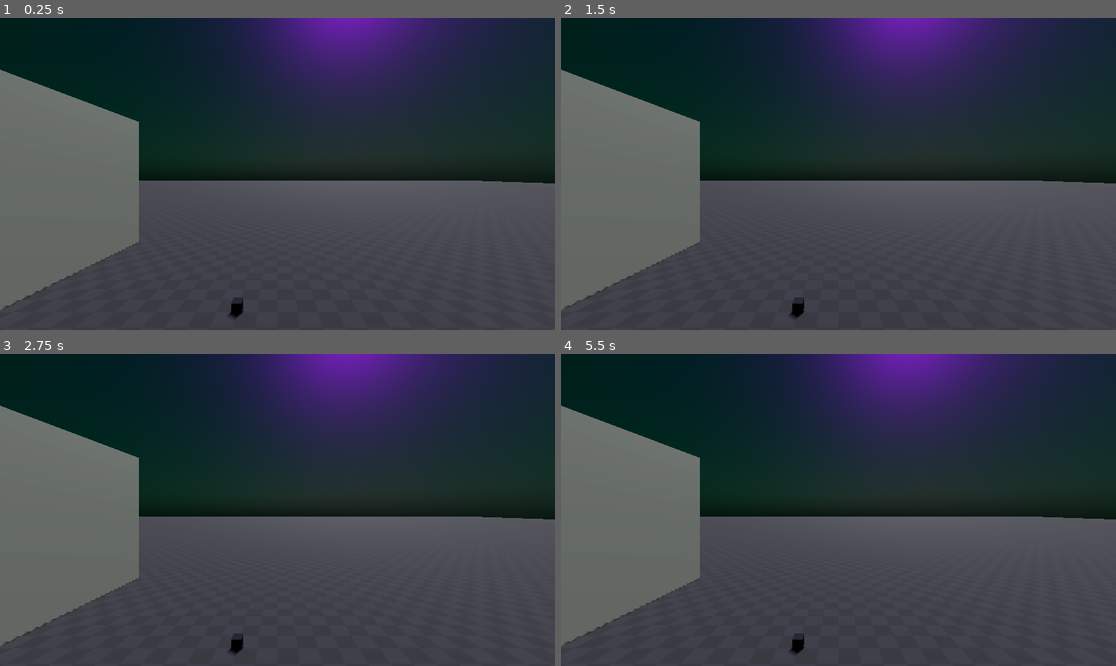
Above: before the commit, frames 1-4 (two rows, left to right).
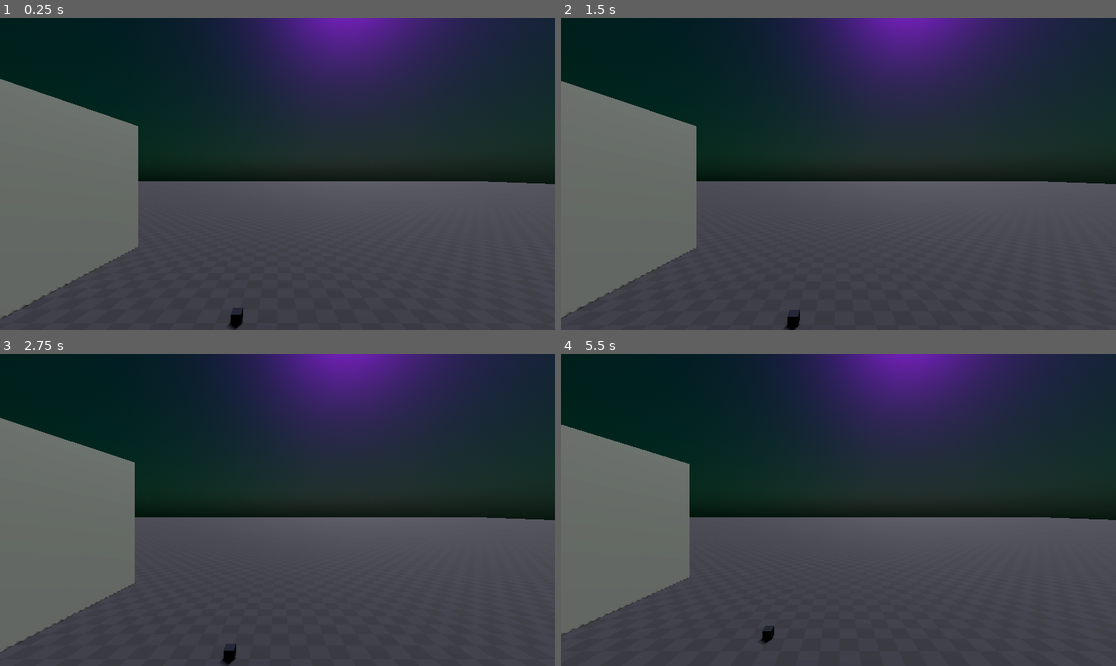
Above: after the commit, the same moments.

Repository: JD-The-65th/cyberbreak
Game: Godot game, scene res://levels/testing_environment.tscn
The game is run twice, just before and just after one commit, with the same random seed, the same clock (stepped at 60 frames per second) and the same inputs.
Inputs (mouse positions are in pixels of both pictures, inside the frame that each line leads up to):
- Up to frame 1 (0.25 s): no input
- Up to frame 2 (1.5 s): move the mouse to (960, 158) at 0.52 s; click (960, 158) at 0.67 s; tap Enter at 1.25 s; drag from (727, 189) to (810, 236) at 1.27 s
- Up to frame 3 (2.75 s): move the mouse to (333, 441) at 2.02 s; click (333, 441) at 2.17 s
- Up to frame 4 (5.5 s): drag from (810, 572) to (672, 463) at 2.77 s; move the mouse to (1005, 556) at 3.52 s; click (1005, 556) at 3.67 s; drag from (672, 463) to (755, 432) at 4.27 s; move the mouse to (866, 510) at 5.02 s; click (866, 510) at 5.17 s

The runs differ from the first frame. In frame 1, 1.5% of the frame differs, in the area x 0-100%, y 16-100%; in frame 2, 1.7%; in frame 3, 1.7%; in frame 4, 2.8%, in the area x 0-100%, y 16-97%.

Commit message:
Add V2 Physics Joint to Testing World

Diff:
--- a/levels/testing_environment.tscn
+++ b/levels/testing_environment.tscn
@@ -12,6 +12,7 @@
 [ext_resource type="PackedScene" uid="uid://b6bk2pj8vbj28" path="res://addons/godot-xr-tools/functions/movement_turn.tscn" id="9_b02xp"]
 [ext_resource type="PackedScene" uid="uid://v6tatf78qgf8" path="res://scenes/square_base.tscn" id="9_tbnho"]
 [ext_resource type="Script" path="res://components/GrabFunction.gd" id="10_j2onc"]
+[ext_resource type="PackedScene" uid="uid://c0te0uofm7c26" path="res://scenes/v2phys_joint.tscn" id="13_1ycmv"]
 
 [sub_resource type="PhysicalSkyMaterial" id="PhysicalSkyMaterial_gx25x"]
 rayleigh_color = Color(0, 0.282353, 0.521569, 1)
@@ -137,5 +138,7 @@
 [node name="CollisionShape3D" type="CollisionShape3D" parent="Wall/Wall"]
 shape = SubResource("ConcavePolygonShape3D_lbnb3")
 
+[node name="Joint" parent="." instance=ExtResource("13_1ycmv")]
+
 [connection signal="body_entered" from="XROrigin3D/RightHand/GrabFunction/Area3D" to="XROrigin3D/RightHand/GrabFunction" method="_on_area_3d_body_entered"]
 [connection signal="body_exited" from="XROrigin3D/RightHand/GrabFunction/Area3D" to="XROrigin3D/RightHand/GrabFunction" method="_on_area_3d_body_exited"]
Not shown: 1 places in levels/testing_environment.tscn that only renumber resources
